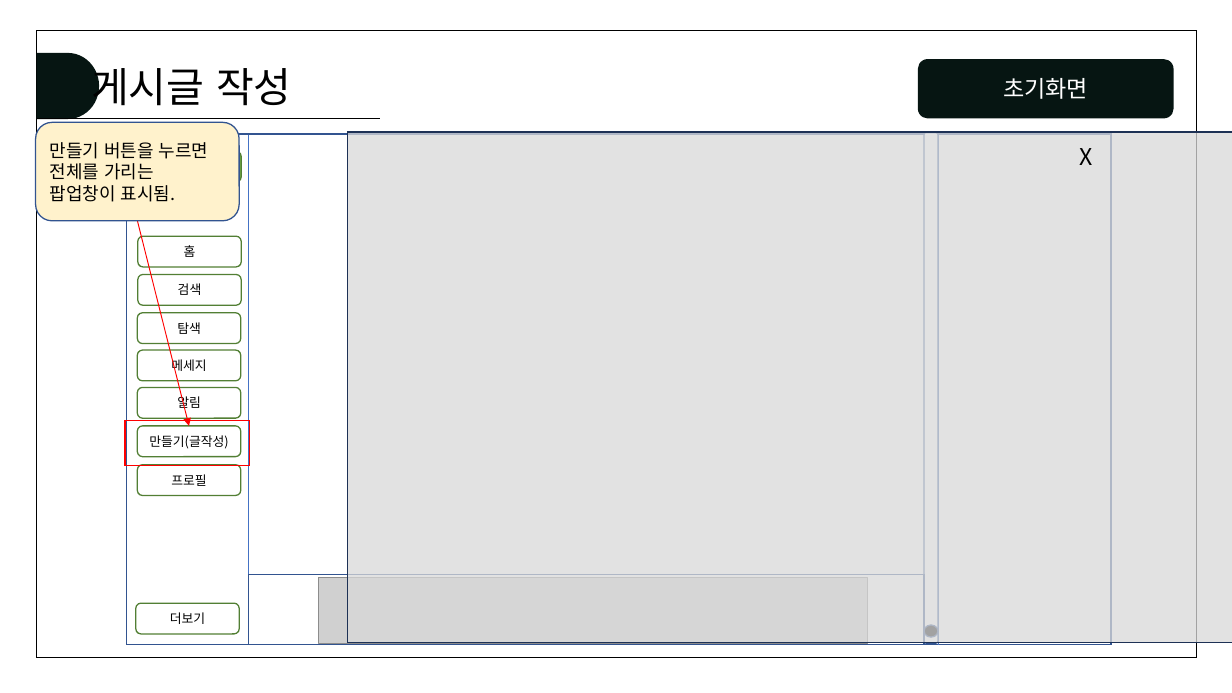
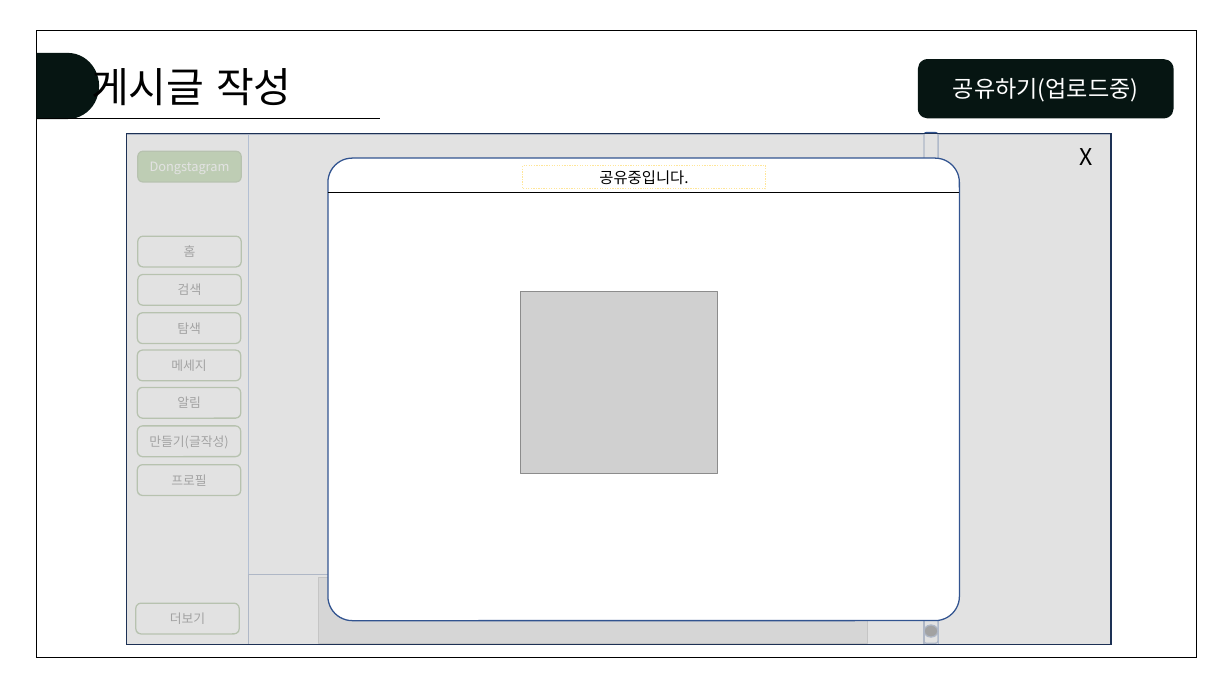
Before and after one commit to juhyeonjong2/DongStagram, a slide deck: slide 28 of Documents/5. 설계/2. 스토리보드/화면설계서.pptx (slide 25 before the commit). Drawn at 1232x693 pixels with LibreOffice and Linux fonts; fonts in the diff are those of the drawing; grey boxes stand for pictures. Boxes give left, top, right and bottom in pixels: in the first picture for what was removed or moved away, otherwise in the second. Text is boxed around its words. In the diff, an @@ line names an element or a change of style, - is before the commit and + after.

```diff
--- a/Documents/5. 설계/2. 스토리보드/화면설계서.pptx
+++ b/Documents/5. 설계/2. 스토리보드/화면설계서.pptx
@@ text in rounded rectangle at box(953, 78, 1139, 102): text changed @@
-초기화면
+공유하기(업로드중)
@@ rounded rectangle removed at box(36, 122, 239, 221) @@
-만들기 버튼을 누르면 전체를 가리는 팝업창이 표시됨.
@@ rectangle: place and size @@
-rectangle at box(348, 132, 1232, 643)
+rectangle at box(127, 134, 1111, 645)
@@ text in rounded rectangle at box(150, 158, 230, 173): text removed @@
-Dongstagram
@@ rounded rectangle added at box(328, 158, 959, 621), fill #FFFFFF, outline #325491 1 pt @@
@@ rectangle added at box(523, 165, 766, 189), outline #FFE699 1 pt dashed, 12 pt, text #000000 @@
+공유중입니다.
@@ line added from (328, 192) to (959, 192), #000000 0.5 pt @@
@@ arrow removed from (138, 221) to (189, 426) @@
@@ picture added at box(520, 292, 718, 474) @@
@@ rectangle removed at box(125, 421, 249, 465) @@
```
Also in this commit, not shown: 5 slides added.
